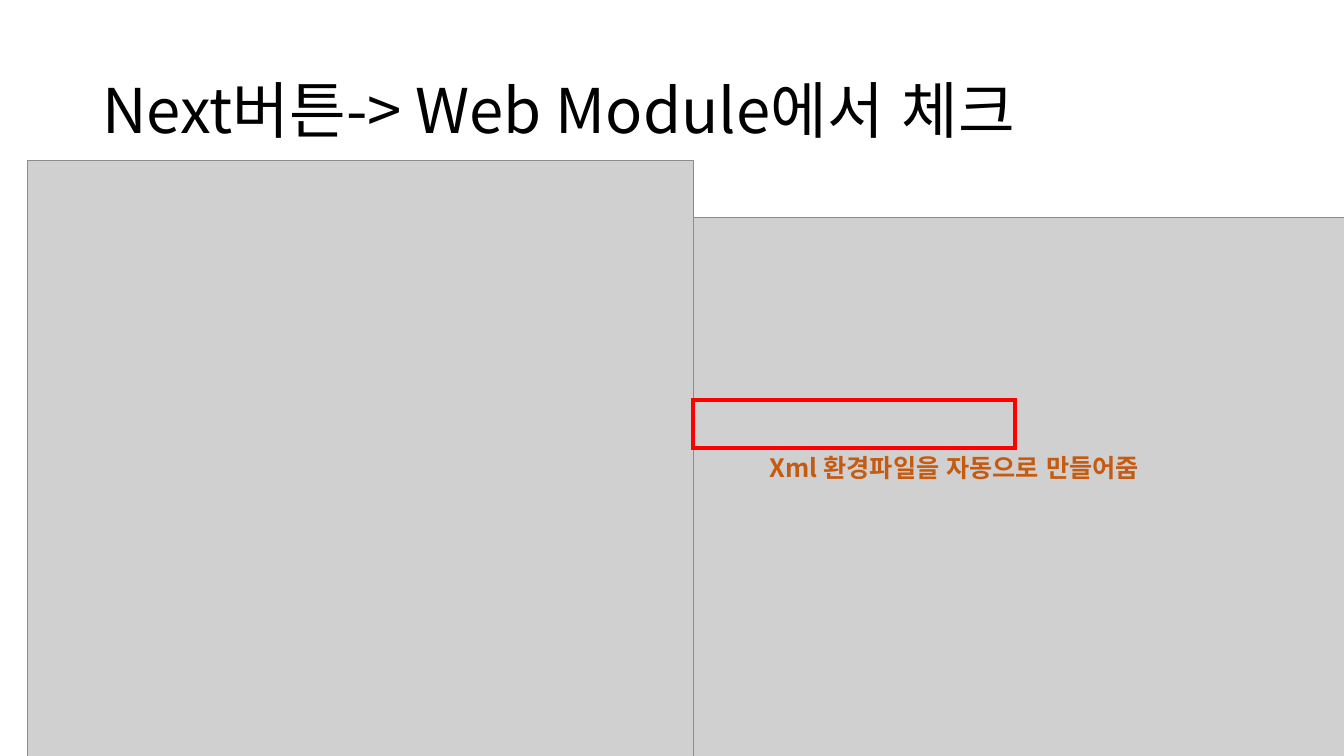
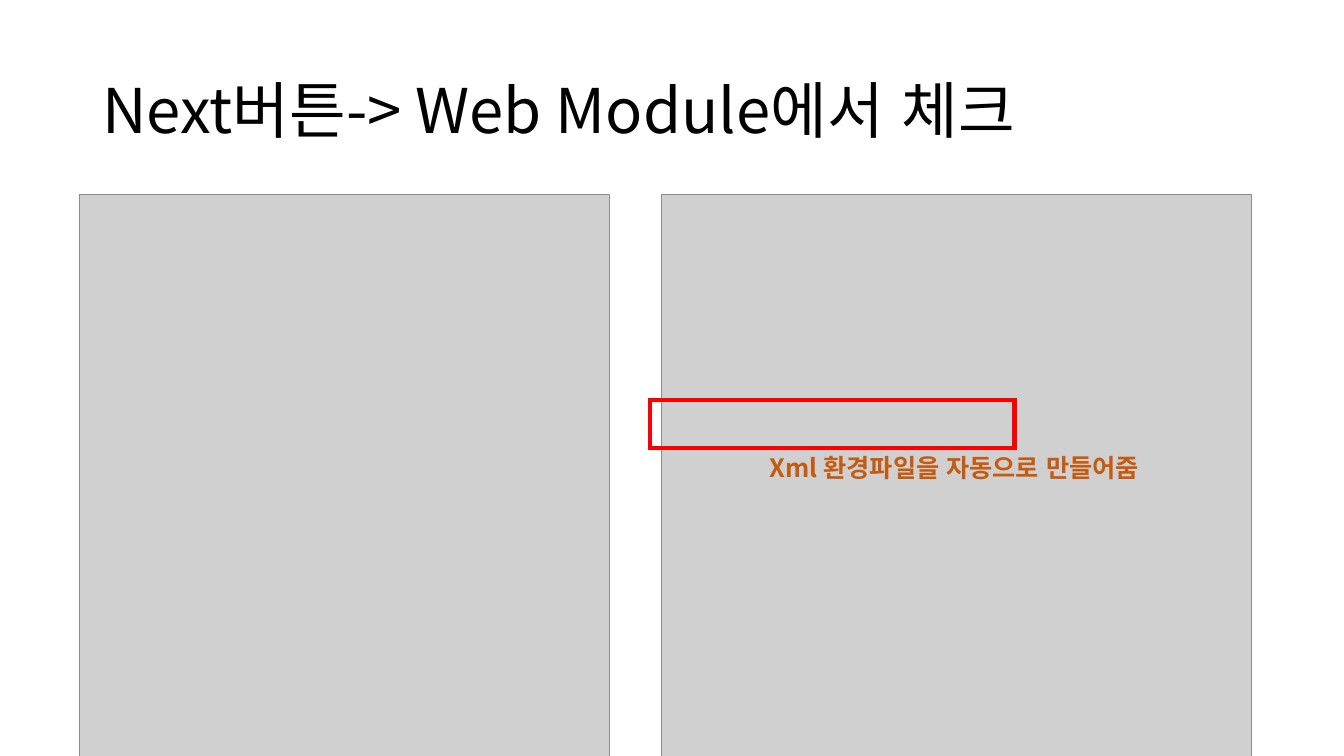
Before and after one commit to skc4365/lectureJspServlet, a slide deck: slide 11 of jspServlet_try가이드.pptx. Drawn at 1344x756 pixels with LibreOffice and Linux fonts; fonts in the diff are those of the drawing; grey boxes stand for pictures. Boxes give left, top, right and bottom in pixels: in the first picture for what was removed or moved away, otherwise in the second. Text is boxed around its words. In the diff, an @@ line names an element or a change of style, - is before the commit and + after.

```diff
--- a/jspServlet_try가이드.pptx
+++ b/jspServlet_try가이드.pptx
@@ picture: place and size @@
-picture at [27,160,694,756]
+picture at [79,195,610,756]
@@ picture: place and size @@
-picture at [694,218,1344,756]
+picture at [661,195,1251,756]
@@ rectangle: place and size @@
-rectangle at [693,400,1014,448]
+rectangle at [650,400,1014,448]
```
Also in this commit, not shown: 17 other slides changed, 3 other files.
